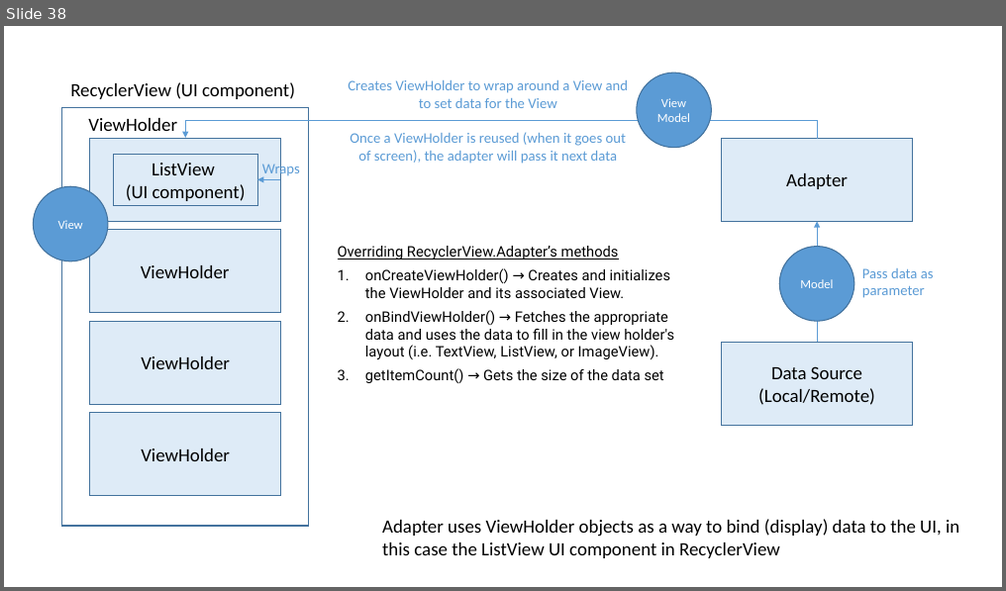
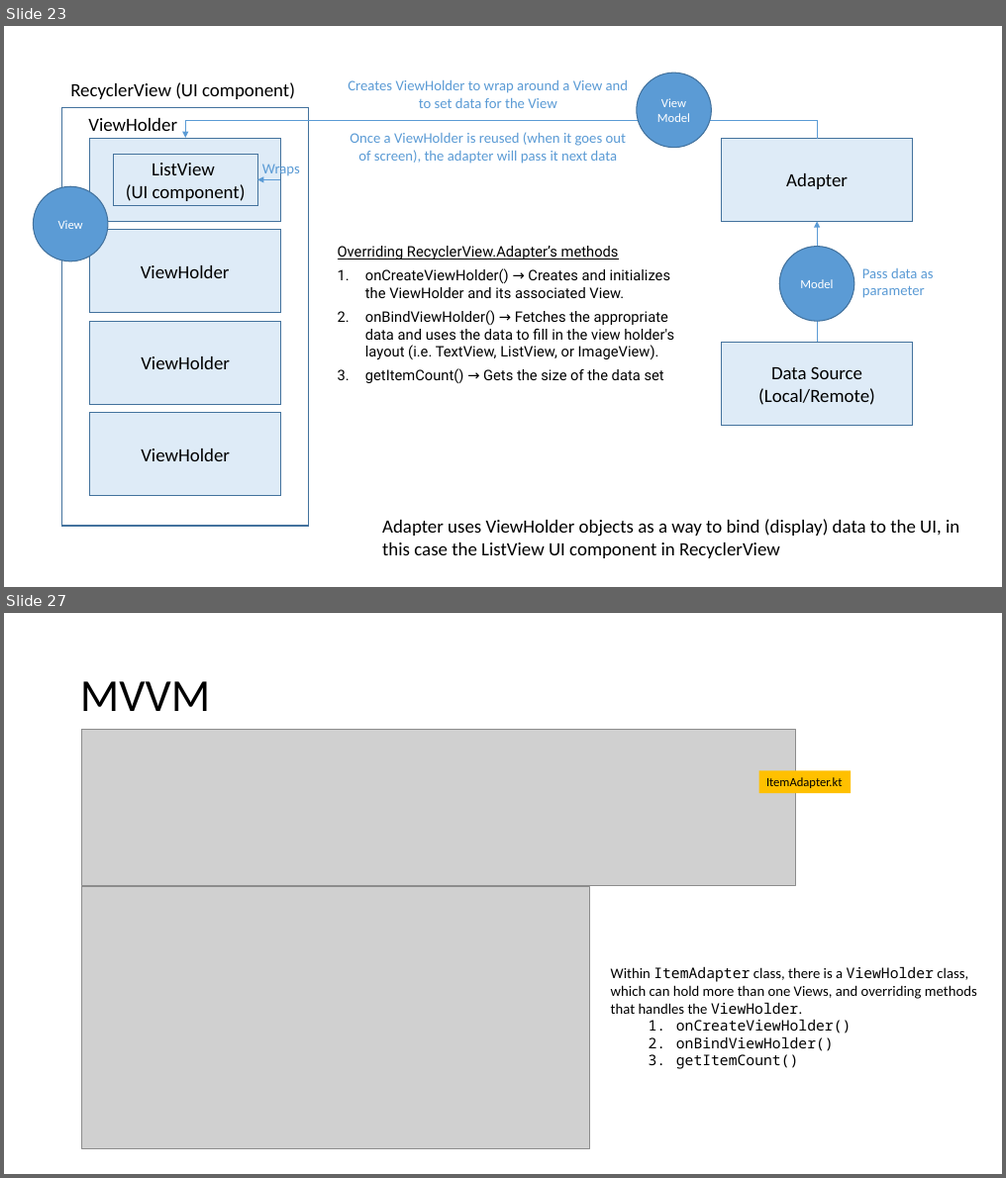
Before and after one commit to joellecorliss/Associate-Android-Developer, a slide deck: Android Basics in Kotlin.pptx. Shown one above the other, each under a label of ours: slide 38 before the commit, slides 23 and 27 after it; the slides between them are not shown. The pictures are 1006x591 and 1006x1178 pixels, drawn with LibreOffice and Linux fonts; fonts in the diff are those of the drawing; grey boxes stand for pictures. Boxes give left, top, right and bottom in pixels: in the first picture for what was removed or moved away, otherwise in the second. Text is boxed around its words. In the diff, an @@ line names an element or a change of style, - is before the commit and + after.

```diff
--- a/Android Basics in Kotlin.pptx
+++ b/Android Basics in Kotlin.pptx
@@ slide 27 added at (x1=4, y1=613, x2=1002, y2=1174), background #FFFFFF @@
@@ title added at (x1=80, y1=681, x2=211, y2=711), 44 pt, text #000000 @@
+MVVM
@@ picture added at (x1=82, y1=729, x2=795, y2=886) @@
@@ rectangle added at (x1=759, y1=771, x2=850, y2=793), fill #FFC000, 12 pt, text #000000 @@
+ItemAdapter.kt
@@ picture added at (x1=82, y1=886, x2=589, y2=1149) @@
@@ text added at (x1=611, y1=966, x2=977, y2=1069), 14 pt, text #000000 @@
+Within ItemAdapter class, there is a ViewHolder class, which can hold more than one Views, and overriding methods that handles the ViewHolder.
+  1. onCreateViewHolder()
+  2. onBindViewHolder()
+  3. getItemCount()
@@ what was slide 38 is now slide 23 @@
```
Also in this commit, not shown: 2 slides changed, 6 other slides added, 1 slide removed.
